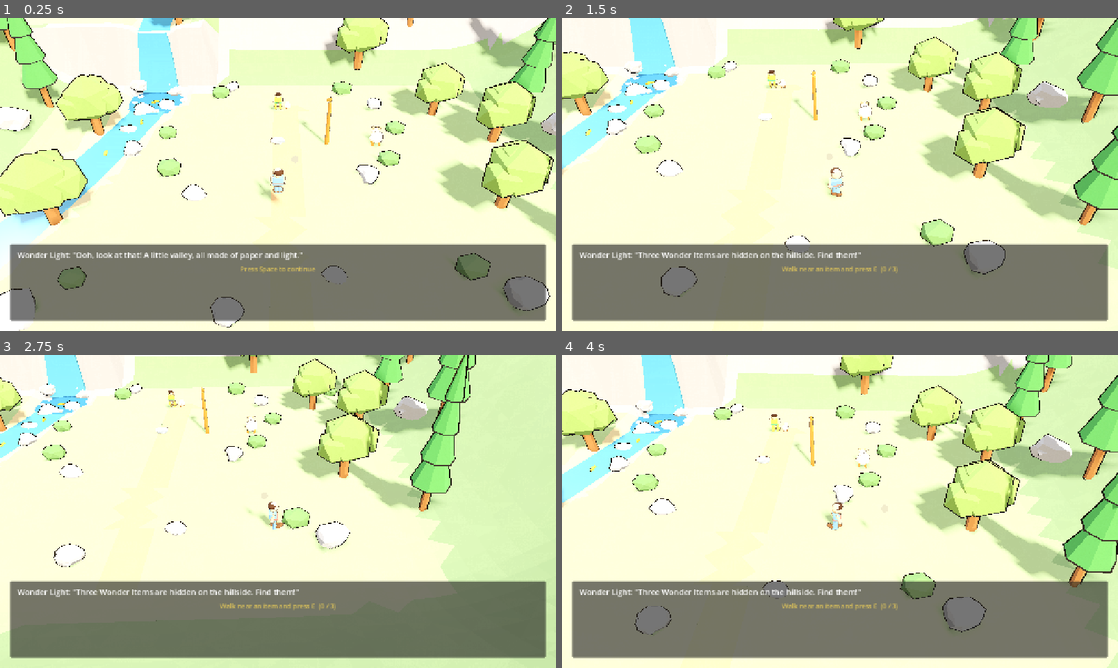
Above: before the commit, frames 1-4 (two rows, left to right).
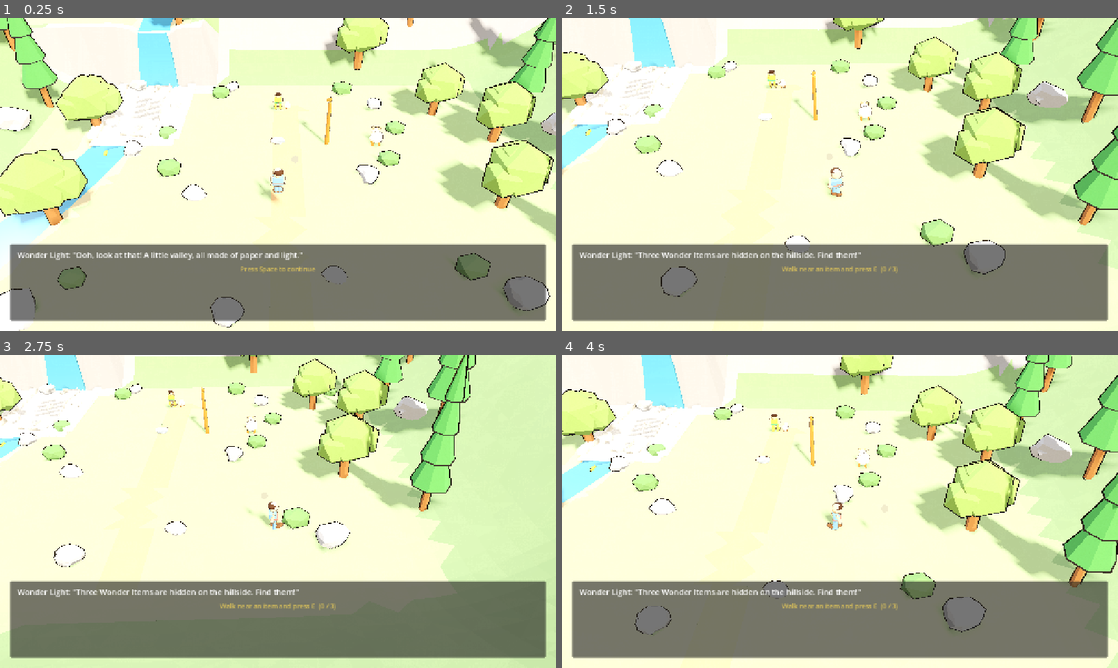
Above: after the commit, the same moments.

Repository: onesLeo/little-light
Game: Godot game, scene res://scenes/main.tscn
Same seed, same stepped clock (60 frames per second), same inputs: the game is played once before the commit and once after it.
Inputs:
- Up to frame 1 (0.25 s): no input
- Up to frame 2 (1.5 s): tap Space (ui_accept) at 0.5, 0.77 s; hold D (move_right) 0.53-1.28 s; hold E (interact) 0.53-1.28 s; hold S (move_back) from 1.28 s (still down); tap E (interact) at 1.35 s
- Up to frame 3 (2.75 s): tap Space (ui_accept) at 1.52 s; tap E (interact) at 2 s; release S (move_back) at 2.03 s; hold D (move_right) from 2.03 s (still down); hold E (interact) from 2.03 s (still down)
- Up to frame 4 (4 s): release D (move_right) at 2.78 s; release E (interact) at 2.78 s; hold W (move_forward) 2.78-3.53 s; tap E (interact) at 2.85, 3.5 s; tap Space (ui_accept) at 3.02, 3.77 s; hold A (move_left) from 3.53 s (still down); hold E (interact) from 3.53 s (still down)

The runs differ from the first frame. In frame 1, 1.8% of the frame differs, in the area x 15-35%, y 20-43%; in frame 2, 1.8%, in the area x 1-23%, y 14-36%; in frame 3, 1.3%; in frame 4, 1.7%.

Commit message:
Wire alive stream+fish pack into Bethlehem valley slice
Instance papercraft brook beside the west bank, autoplay STEP loops
in parallel, keep water visual-only for collision, and hide static
valley water/fish so the animated pack reads cleanly.

Diff:
--- a/scenes/main.tscn
+++ b/scenes/main.tscn
@@ -13,6 +13,9 @@
 [ext_resource type="Script" path="res://scripts/camera_director.gd" id="11_camdir"]
 [ext_resource type="Script" path="res://scripts/wonder_item_glow.gd" id="12_glow"]
 [ext_resource type="Script" path="res://scripts/audio_director.gd" id="13_audio"]
+[ext_resource type="PackedScene" path="res://assets/bethlehem_stream_fish_alive.glb" id="14_stream"]
+[ext_resource type="Script" path="res://scripts/play_all_animation_loops.gd" id="15_loops"]
+[ext_resource type="Script" path="res://scripts/hide_static_valley_water.gd" id="16_hidewater"]
 
 [sub_resource type="CapsuleShape3D" id="CapsuleShape3D_player"]
 radius = 0.35
@@ -138,6 +141,17 @@
 transform = Transform3D(1, 0, 0, 0, 1, 0, 0, 0, 1, 0, 0, 0)
 script = ExtResource("9_bake")
 
+[node name="HideStaticValleyWater" type="Node3D" parent="BethlehemValley"]
+script = ExtResource("16_hidewater")
+
+[node name="StreamFishAlive" type="Node3D" parent="."]
+transform = Transform3D(1.15, 0, 0, 0, 1.15, 0, 0, 0, 1.15, -6.5, 0.05, -4.0)
+script = ExtResource("9_bake")
+
+[node name="Art" parent="StreamFishAlive" instance=ExtResource("14_stream")]
+script = ExtResource("15_loops")
+
+
 [node name="DavidMentor" parent="." instance=ExtResource("6_david")]
 transform = Transform3D(1, 0, 0, 0, 1, 0, 0, 0, 1, 0, 0, -3)
 script = ExtResource("9_bake")
--- /dev/null
+++ b/scripts/hide_static_valley_water.gd
@@ -0,0 +1,22 @@
+extends Node3D
+## Hides non-animated valley water / foam / fish meshes when the alive
+## stream pack is present, so we don't double-draw paper water.
+
+@export var name_prefixes: PackedStringArray = [
+	"Stream_", "Waterfall_", "Foam_", "Fish_"
+]
+
+
+func _ready() -> void:
+	call_deferred("_hide_matches", self)
+
+
+func _hide_matches(node: Node) -> void:
+	for child in node.get_children():
+		_hide_matches(child)
+	var n := String(node.name)
+	for prefix in name_prefixes:
+		if n.begins_with(prefix):
+			if node is Node3D:
+				(node as Node3D).visible = false
+			return
--- /dev/null
+++ b/scripts/play_all_animation_loops.gd
@@ -0,0 +1,65 @@
+extends Node3D
+## Autoplays every AnimationPlayer clip under this node on loop.
+## Fans out multi-clip players so stream / foam / fish STEP loops run together.
+## Keeps held STEP keys (no runtime stripping). Import Optimizer should stay off
+## via .import: animation/remove_immutable_tracks=false + animation/fps=12.
+
+func _ready() -> void:
+	# Defer one frame so imported GLB children exist.
+	call_deferred("_boot")
+
+
+func _boot() -> void:
+	var players: Array[AnimationPlayer] = []
+	_collect_players(self, players)
+	for player in players:
+		_play_all_clips(player)
+
+
+func _collect_players(node: Node, out: Array[AnimationPlayer]) -> void:
+	if node is AnimationPlayer:
+		out.append(node as AnimationPlayer)
+	for child in node.get_children():
+		_collect_players(child, out)
+
+
+func _play_all_clips(player: AnimationPlayer) -> void:
+	var names := player.get_animation_list()
+	if names.is_empty():
+		return
+	for anim_name in names:
+		var anim := player.get_animation(anim_name)
+		if anim:
+			anim.loop_mode = Animation.LOOP_LINEAR
+	if names.size() == 1:
+		player.play(names[0])
+		return
+	# Share libraries onto sibling players so every clip runs at once.
+	var host := player.get_parent()
+	if host == null:
+		player.play(names[0])
+		return
+	var libraries := player.get_animation_library_list()
+	for anim_name in names:
+		var clone := AnimationPlayer.new()
+		clone.name = "Loop_%s" % _safe(String(anim_name))
+		host.add_child(clone)
+		for lib_name in libraries:
+			var src_lib := player.get_animation_library(lib_name)
+			if src_lib == null:
+				continue
+			var new_lib := AnimationLibrary.new()
+			if src_lib.has_animation(anim_name):
+				var a := src_lib.get_animation(anim_name)
+				if a:
+					a.loop_mode = Animation.LOOP_LINEAR
+					new_lib.add_animation(anim_name, a)
+			clone.add_animation_library(lib_name, new_lib)
+		clone.play(anim_name)
+	# Silence the original so we don't double-play the first clip.
+	player.stop()
+	player.active = false
+
+
+func _safe(text: String) -> String:
+	return text.validate_node_name()
Binary file added: assets/bethlehem_stream_fish_alive.glb
Not shown, added: assets/bethlehem_stream_fish_alive.glb.import
Not shown: 1 places in scenes/main.tscn that only renumber resources
Not shown, changed: README.md
